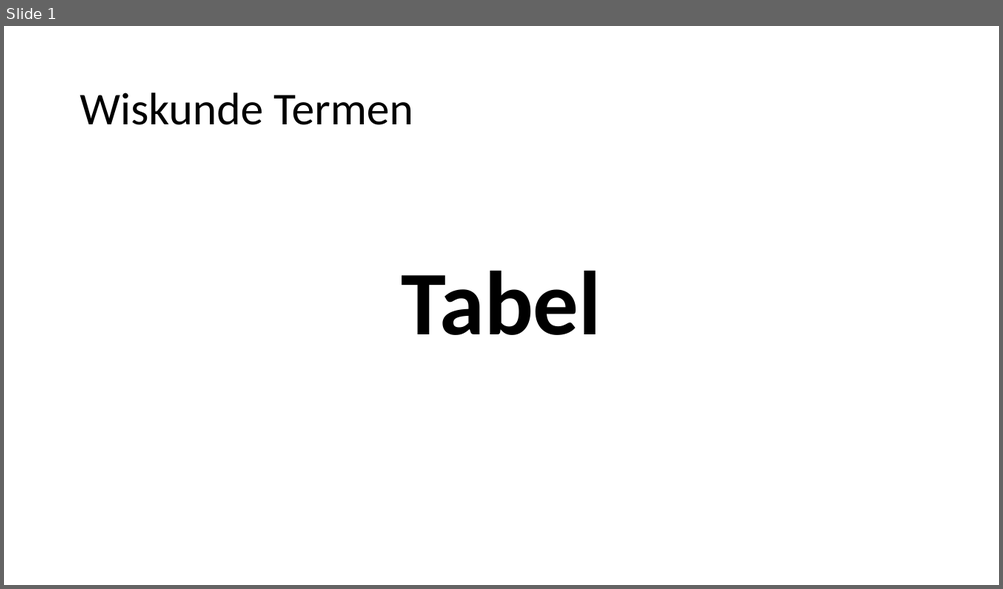
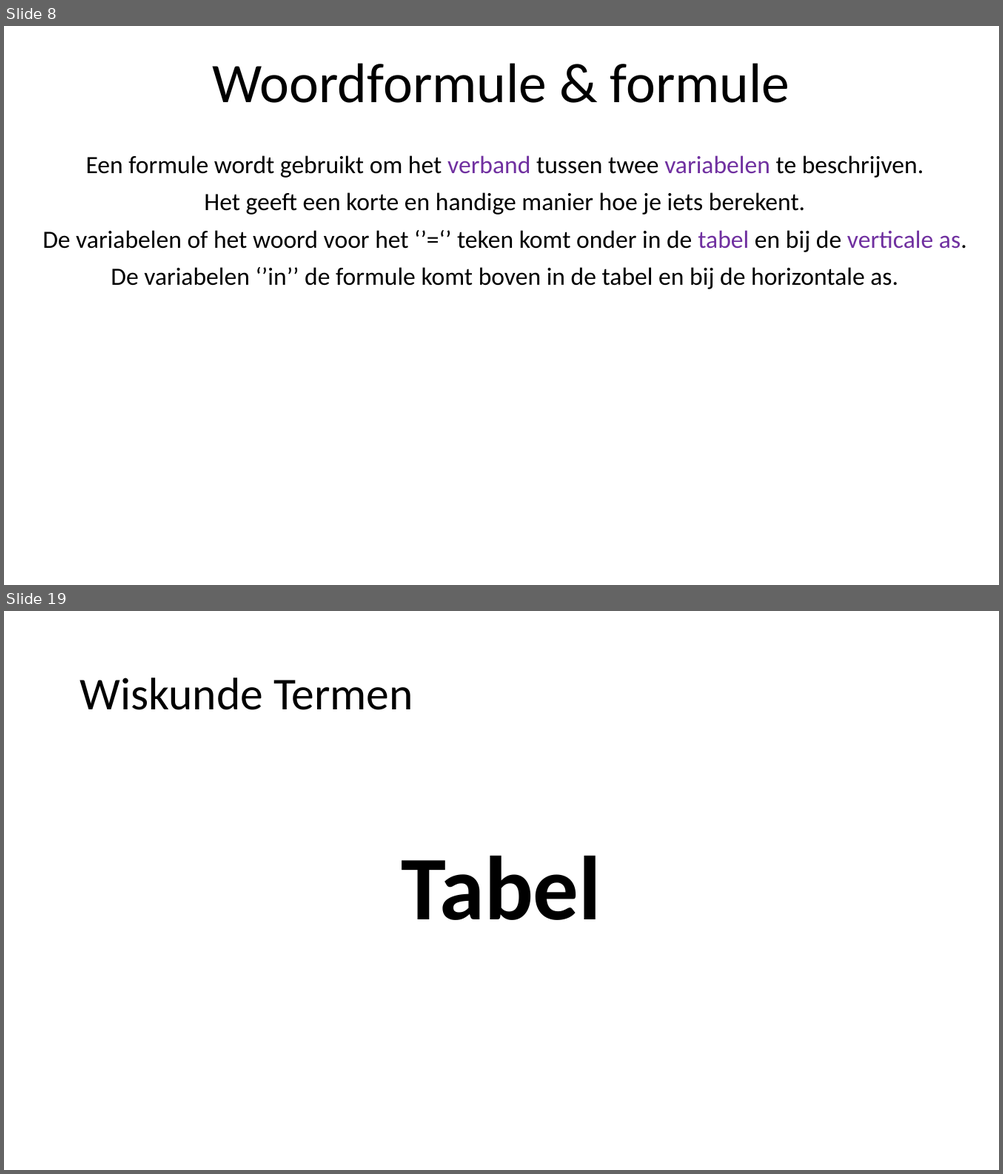
Before and after one commit to heinvinkel/wiskundetermen, a slide deck: verbanden en formules/AAAAverbanden en formules.pptx. Shown one above the other, each under a label of ours: slide 1 before the commit, slides 8 and 19 after it; the slides between them are not shown. The pictures are 1003x589 and 1003x1174 pixels, drawn with LibreOffice and Linux fonts; fonts in the diff are those of the drawing. Boxes give left, top, right and bottom in pixels: in the first picture for what was removed or moved away, otherwise in the second. Text is boxed around its words. In the diff, an @@ line names an element or a change of style, - is before the commit and + after.

```diff
--- a/verbanden en formules/AAAAverbanden en formules.pptx
+++ b/verbanden en formules/AAAAverbanden en formules.pptx
@@ slide 8 added at (4, 26, 999, 585), background #FFFFFF @@
@@ title added at (213, 63, 790, 103), 54 pt, text #000000 @@
+Woordformule & formule
@@ text added at (42, 156, 967, 289), 24 pt, text #000000 @@
+Een formule wordt gebruikt om het verband tussen twee variabelen te beschrijven.
+Het geeft een korte en handige manier hoe je iets berekent.
+De variabelen of het woord voor het ‘’=‘’ teken komt onder in de tabel en bij de verticale as.
+De variabelen ‘’in’’ de formule komt boven in de tabel en bij de horizontale as.
@@ what was slide 1 is now slide 19 @@
```
Also in this commit, not shown: 17 other slides added, 14 other files.
